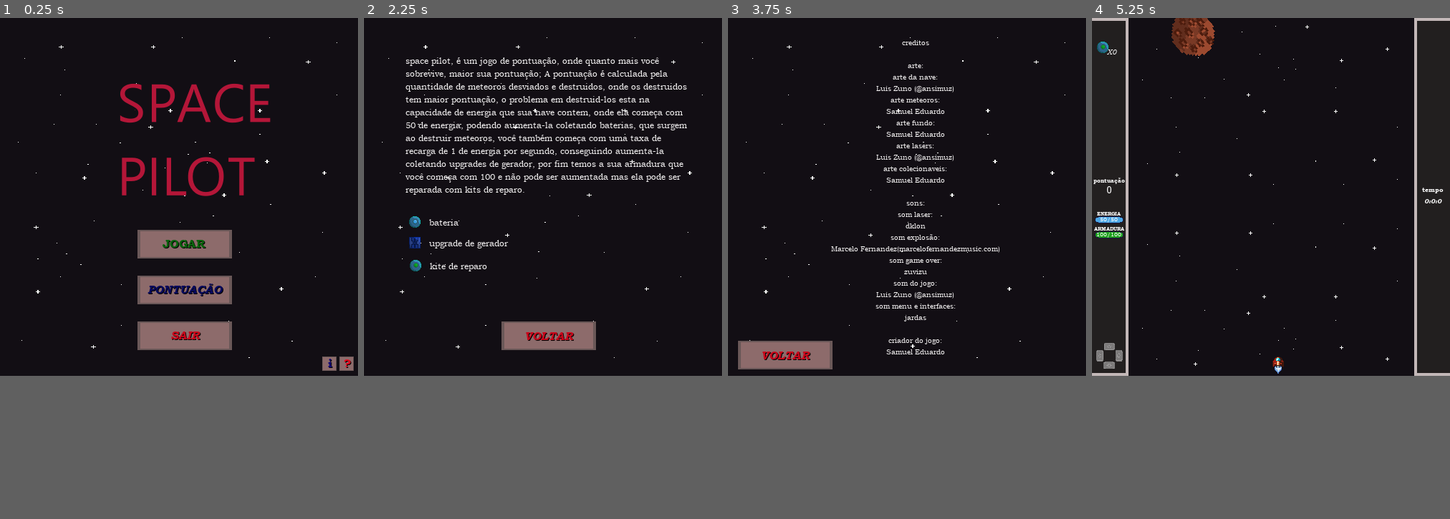
Above: before the commit, frames 1-4 (left to right).
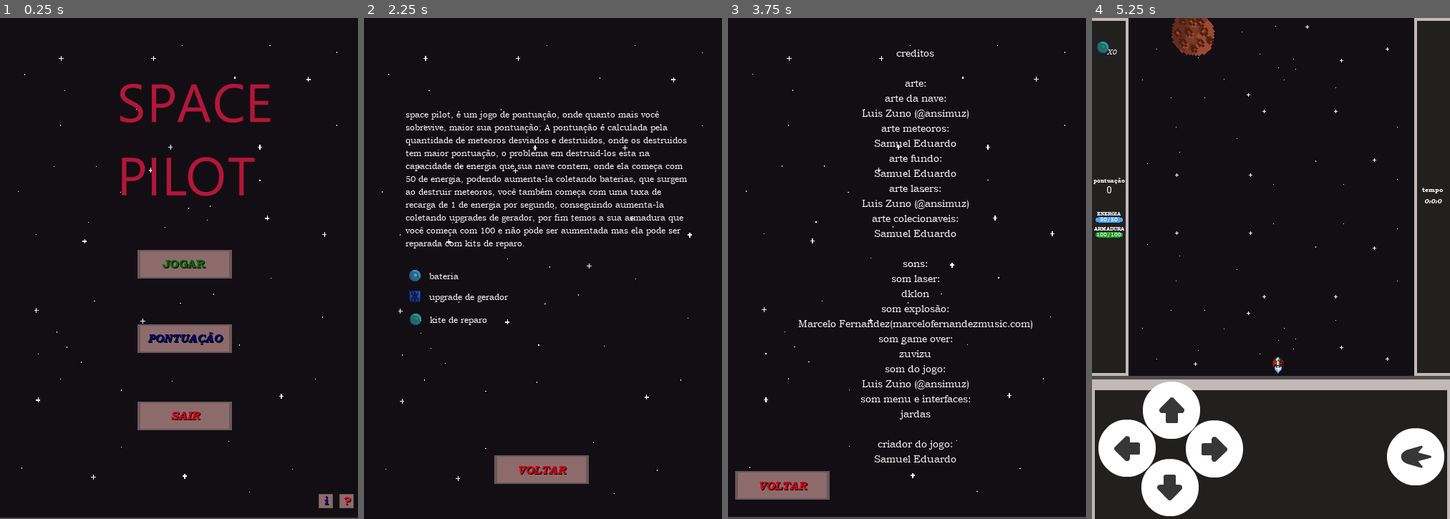
Above: after the commit, the same moments.

Repository: samuel-lino/piloto_espacial
Game: Godot game, scene res://cenas/menu.tscn
Same seed, same stepped clock (60 frames per second), same inputs: the game is played once before the commit and once after it.
Inputs:
- Up to frame 1 (0.25 s): no input
- Up to frame 2 (2.25 s): click "pontuação" at 0.5 s; click "voltar" at 1.25 s; click "?" at 2 s
- Up to frame 3 (3.75 s): click "voltar" at 2.75 s; click "i" at 3.5 s
- Up to frame 4 (5.25 s): click "voltar" at 4.25 s; click "jogar" at 5 s
The window is 500x500 before the commit and 500x700 after it. Grey fills any space a smaller window leaves; there, only what the larger window draws over its background counts as a difference.

The runs differ from the first frame. In frame 1, 6.6% of the frame differs, in the area x 0-100%, y 3-100%; in frame 2, 11%, in the area x 5-95%, y 3-95%; in frame 3, 8.1%; in frame 4, 9.7%.

Commit message:
alpha_0.1

Diff:
--- a/cenas/HUD.tscn
+++ b/cenas/HUD.tscn
@@ -13,8 +13,11 @@
 [ext_resource path="res://assets/recursos/vida+.png" type="Texture" id=11]
 [ext_resource path="res://assets/recursos/vida.png" type="Texture" id=12]
 [ext_resource path="res://fonts/BOOKOSI.TTF" type="DynamicFontData" id=13]
-[ext_resource path="res://assets/recursos/touch_buttons_direita.png" type="Texture" id=14]
-[ext_resource path="res://assets/recursos/touch_buttons_esquerda.png" type="Texture" id=15]
+[ext_resource path="res://assets/recursos/flatLight24.png" type="Texture" id=14]
+[ext_resource path="res://assets/recursos/flatLight47.png" type="Texture" id=15]
+[ext_resource path="res://assets/recursos/flatLight25.png" type="Texture" id=16]
+[ext_resource path="res://assets/recursos/flatLight22.png" type="Texture" id=17]
+[ext_resource path="res://assets/recursos/flatLight23.png" type="Texture" id=18]
 
 [sub_resource type="DynamicFont" id=3]
 size = 8
@@ -204,29 +207,38 @@
 text = "X0"
 
 [node name="direita" type="TouchScreenButton" parent="."]
-position = Vector2( 32, 463 )
-scale = Vector2( 0.100917, 0.157407 )
+position = Vector2( 131, 562 )
+normal = ExtResource( 18 )
+pressed = ExtResource( 18 )
+action = "direita"
+visibility_mode = 1
+
+[node name="esquerda" type="TouchScreenButton" parent="."]
+position = Vector2( 9, 561 )
+normal = ExtResource( 17 )
+pressed = ExtResource( 17 )
+action = "esquerda"
+visibility_mode = 1
+
+[node name="cima" type="TouchScreenButton" parent="."]
+position = Vector2( 71, 508 )
 normal = ExtResource( 14 )
-action = "direita"
-
-[node name="esquerda" type="TouchScreenButton" parent="."]
-position = Vector2( 5, 463 )
-scale = Vector2( 0.100917, 0.154546 )
+pressed = ExtResource( 14 )
+action = "frente"
+visibility_mode = 1
+
+[node name="baixo" type="TouchScreenButton" parent="."]
+position = Vector2( 69, 616 )
+normal = ExtResource( 16 )
+pressed = ExtResource( 16 )
+action = "tras"
+visibility_mode = 1
+
+[node name="atirar" type="TouchScreenButton" parent="."]
+position = Vector2( 412, 573 )
 normal = ExtResource( 15 )
-action = "esquerda"
-
-[node name="cima" type="TouchScreenButton" parent="."]
-position = Vector2( 33, 453 )
-rotation = 1.57121
-scale = Vector2( 0.100917, 0.154156 )
-normal = ExtResource( 15 )
-action = "frente"
-
-[node name="baixo" type="TouchScreenButton" parent="."]
-position = Vector2( 33, 480 )
-rotation = 1.57093
-scale = Vector2( 0.0995506, 0.161665 )
-normal = ExtResource( 14 )
-action = "tras"
+pressed = ExtResource( 15 )
+action = "atirar"
+visibility_mode = 1
 
 [connection signal="pressed" from="game_over/Button" to="." method="_on_Button_pressed"]
--- a/cenas/creditos.tscn
+++ b/cenas/creditos.tscn
@@ -9,7 +9,7 @@
 [ext_resource path="res://fonts/BOOKOSBI.TTF" type="DynamicFontData" id=7]
 
 [sub_resource type="DynamicFont" id=1]
-size = 10
+size = 14
 font_data = ExtResource( 2 )
 
 [sub_resource type="DynamicFont" id=2]
@@ -19,14 +19,14 @@
 script = ExtResource( 3 )
 
 [node name="Spaço" type="Sprite" parent="."]
-scale = Vector2( 1.25, 1 )
+scale = Vector2( 1.25, 1.394 )
 texture = ExtResource( 4 )
 centered = false
 
 [node name="Label" type="Label" parent="."]
 margin_left = 61.0
 margin_right = 463.0
-margin_bottom = 501.0
+margin_bottom = 666.0
 custom_colors/font_color = Color( 0.972549, 0.964706, 0.964706, 1 )
 custom_fonts/font = SubResource( 1 )
 text = "creditos
@@ -62,10 +62,10 @@
 autowrap = true
 
 [node name="sair" type="TextureButton" parent="."]
-margin_left = 14.0
-margin_top = 451.0
-margin_right = 146.0
-margin_bottom = 491.0
+margin_left = 10.0
+margin_top = 633.0
+margin_right = 142.0
+margin_bottom = 673.0
 texture_normal = ExtResource( 5 )
 texture_pressed = ExtResource( 6 )
 texture_hover = ExtResource( 1 )
--- a/cenas/espaço.tscn
+++ b/cenas/espaço.tscn
@@ -1,10 +1,11 @@
-[gd_scene load_steps=9 format=2]
+[gd_scene load_steps=10 format=2]
 
 [ext_resource path="res://cenas/nave.tscn" type="PackedScene" id=1]
 [ext_resource path="res://assets/recursos/Single and Multi Explosion.mp3" type="AudioStream" id=2]
 [ext_resource path="res://script/espaço.gd" type="Script" id=3]
 [ext_resource path="res://assets/recursos/spaço.png" type="Texture" id=4]
 [ext_resource path="res://assets/recursos/spaceship shooter .mp3" type="AudioStream" id=5]
+[ext_resource path="res://assets/recursos/separador.png" type="Texture" id=6]
 
 [sub_resource type="Shader" id=1]
 code = "shader_type canvas_item;
@@ -68,4 +69,9 @@
 [node name="AnimationPlayer" type="AnimationPlayer" parent="."]
 "anims/explosão" = SubResource( 3 )
 
+[node name="Sprite2" type="Sprite" parent="."]
+position = Vector2( 250, 600.5 )
+scale = Vector2( 1, 3.82692 )
+texture = ExtResource( 6 )
+
 [connection signal="timeout" from="Timer" to="." method="_on_Timer_timeout"]
--- a/cenas/menu.tscn
+++ b/cenas/menu.tscn
@@ -19,15 +19,11 @@
 [sub_resource type="DynamicFont" id=3]
 font_data = ExtResource( 2 )
 
-[sub_resource type="DynamicFont" id=4]
-size = 10
-font_data = ExtResource( 1 )
-
 [node name="menu" type="Node2D"]
 script = ExtResource( 8 )
 
 [node name="Sprite" type="Sprite" parent="."]
-scale = Vector2( 1.25, 1 )
+scale = Vector2( 1.25, 1.396 )
 texture = ExtResource( 3 )
 centered = false
 
@@ -38,9 +34,9 @@
 
 [node name="jogar" type="TextureButton" parent="."]
 margin_left = 192.0
-margin_top = 296.0
+margin_top = 324.0
 margin_right = 324.0
-margin_bottom = 336.0
+margin_bottom = 364.0
 texture_normal = ExtResource( 5 )
 texture_pressed = ExtResource( 6 )
 texture_hover = ExtResource( 4 )
@@ -62,9 +58,9 @@
 
 [node name="pontuacao" type="TextureButton" parent="."]
 margin_left = 192.0
-margin_top = 360.0
+margin_top = 428.0
 margin_right = 324.0
-margin_bottom = 400.0
+margin_bottom = 468.0
 texture_normal = ExtResource( 5 )
 texture_pressed = ExtResource( 6 )
 texture_hover = ExtResource( 4 )
@@ -86,9 +82,9 @@
 
 [node name="sair" type="TextureButton" parent="."]
 margin_left = 192.0
-margin_top = 424.0
+margin_top = 536.0
 margin_right = 324.0
-margin_bottom = 464.0
+margin_bottom = 576.0
 texture_normal = ExtResource( 5 )
 texture_pressed = ExtResource( 6 )
 texture_hover = ExtResource( 4 )
@@ -108,34 +104,15 @@
 valign = 1
 uppercase = true
 
-[node name="Label" type="Label" parent="."]
-visible = false
-anchor_left = 0.294
-anchor_top = 0.385
-anchor_right = 0.339
-anchor_bottom = 0.385
-margin_left = 329.0
-margin_top = 201.0
-margin_right = 468.5
-margin_bottom = 221.0
-custom_colors/font_color = Color( 1, 0.737255, 0.137255, 1 )
-custom_colors/font_outline_modulate = Color( 0, 0, 0, 1 )
-custom_colors/font_color_shadow = Color( 0, 0, 0, 1 )
-custom_fonts/font = SubResource( 4 )
-text = "em breve"
-align = 1
-valign = 1
-uppercase = true
-
 [node name="AudioStreamPlayer2D" type="AudioStreamPlayer2D" parent="."]
 stream = ExtResource( 9 )
 volume_db = 1.0
 
 [node name="duvidas" type="TextureButton" parent="."]
 margin_left = 474.0
-margin_top = 473.0
+margin_top = 665.0
 margin_right = 494.0
-margin_bottom = 493.0
+margin_bottom = 685.0
 texture_normal = ExtResource( 5 )
 texture_pressed = ExtResource( 6 )
 texture_hover = ExtResource( 4 )
@@ -156,10 +133,10 @@
 uppercase = true
 
 [node name="informaçoes" type="TextureButton" parent="."]
-margin_left = 450.0
-margin_top = 473.0
-margin_right = 470.0
-margin_bottom = 493.0
+margin_left = 445.0
+margin_top = 665.0
+margin_right = 465.0
+margin_bottom = 685.0
 texture_normal = ExtResource( 5 )
 texture_pressed = ExtResource( 6 )
 texture_hover = ExtResource( 4 )
--- a/cenas/score.tscn
+++ b/cenas/score.tscn
@@ -21,7 +21,7 @@
 
 [node name="Sprite" type="Sprite" parent="."]
 modulate = Color( 1, 1, 1, 0.396078 )
-scale = Vector2( 1.255, 1 )
+scale = Vector2( 1.255, 1.4 )
 texture = ExtResource( 5 )
 centered = false
 
@@ -30,10 +30,10 @@
 anchor_top = 0.385
 anchor_right = 0.339
 anchor_bottom = 0.385
-margin_left = 152.0
-margin_top = 151.0
-margin_right = 329.0
-margin_bottom = 171.0
+margin_left = 157.0
+margin_top = 205.0
+margin_right = 334.0
+margin_bottom = 225.0
 custom_colors/font_color = Color( 1, 0.737255, 0.137255, 1 )
 custom_colors/font_outline_modulate = Color( 0, 0, 0, 1 )
 custom_colors/font_color_shadow = Color( 0, 0, 0, 1 )
@@ -44,10 +44,10 @@
 uppercase = true
 
 [node name="GridContainer" type="GridContainer" parent="."]
-margin_left = 152.0
-margin_top = 199.0
-margin_right = 208.0
-margin_bottom = 405.0
+margin_left = 154.0
+margin_top = 307.0
+margin_right = 210.0
+margin_bottom = 513.0
 grow_horizontal = 0
 grow_vertical = 0
 
@@ -171,10 +171,10 @@
 uppercase = true
 
 [node name="sair" type="TextureButton" parent="."]
-margin_left = 192.0
-margin_top = 424.0
-margin_right = 324.0
-margin_bottom = 464.0
+margin_left = 179.0
+margin_top = 601.0
+margin_right = 311.0
+margin_bottom = 641.0
 texture_normal = ExtResource( 6 )
 texture_pressed = ExtResource( 7 )
 texture_hover = ExtResource( 3 )
--- a/cenas/sobre.tscn
+++ b/cenas/sobre.tscn
@@ -23,15 +23,15 @@
 script = ExtResource( 7 )
 
 [node name="Sprite" type="Sprite" parent="."]
-scale = Vector2( 1.255, 1 )
+scale = Vector2( 1.255, 1.4 )
 texture = ExtResource( 2 )
 centered = false
 
 [node name="Label" type="Label" parent="."]
 margin_left = 58.0
-margin_top = 52.0
+margin_top = 127.0
 margin_right = 460.0
-margin_bottom = 247.0
+margin_bottom = 322.0
 custom_colors/font_color = Color( 0.972549, 0.964706, 0.964706, 1 )
 custom_fonts/font = SubResource( 1 )
 text = "space pilot, é um jogo de pontuação, onde quanto mais você sobrevive, maior sua pontuação; A pontuação é calcul …(532 unchanged characters)…
@@ -39,7 +39,7 @@
 autowrap = true
 
 [node name="Sprite2" type="Sprite" parent="."]
-position = Vector2( 71, 285 )
+position = Vector2( 71, 360 )
 texture = ExtResource( 9 )
 
 [node name="Label" type="Label" parent="Sprite2"]
@@ -54,7 +54,7 @@
 autowrap = true
 
 [node name="Sprite3" type="Sprite" parent="."]
-position = Vector2( 71, 314 )
+position = Vector2( 71, 389 )
 texture = ExtResource( 10 )
 
 [node name="Label" type="Label" parent="Sprite3"]
@@ -68,7 +68,7 @@
 valign = 1
 
 [node name="Sprite4" type="Sprite" parent="."]
-position = Vector2( 72, 346 )
+position = Vector2( 72, 421 )
 texture = ExtResource( 8 )
 
 [node name="Label" type="Label" parent="Sprite4"]
@@ -86,10 +86,10 @@
 autoplay = true
 
 [node name="sair" type="TextureButton" parent="."]
-margin_left = 192.0
-margin_top = 424.0
-margin_right = 324.0
-margin_bottom = 464.0
+margin_left = 182.0
+margin_top = 611.0
+margin_right = 314.0
+margin_bottom = 651.0
 texture_normal = ExtResource( 3 )
 texture_pressed = ExtResource( 4 )
 texture_hover = ExtResource( 1 )
--- a/project.godot
+++ b/project.godot
@@ -28,7 +28,8 @@
 [display]
 
 window/size/width=500
-window/size/height=500
+window/size/height=700
+window/handheld/orientation="sensor"
 window/stretch/mode="2d"
 window/stretch/aspect="keep"
 
@@ -93,6 +94,10 @@
  ]
 }
 
+[input_devices]
+
+pointing/emulate_touch_from_mouse=true
+
 [layer_names]
 
 2d_physics/layer_1="nave"
Binary file added: assets/recursos/flatLight22.png
Not shown, changed: assets/recursos/flatLight22.png.import
Binary file added: assets/recursos/flatLight23.png
Not shown, added: assets/recursos/flatLight23.png.import
Binary file added: assets/recursos/flatLight24.png
Not shown, changed: assets/recursos/flatLight24.png.import
Binary file added: assets/recursos/flatLight25.png
Not shown, changed: assets/recursos/flatLight25.png.import
Binary file added: assets/recursos/flatLight47.png
Not shown, added: assets/recursos/flatLight47.png.import
Binary file added: assets/recursos/separador.png
Not shown, added: assets/recursos/separador.png.import
(and 6 more such lines)
